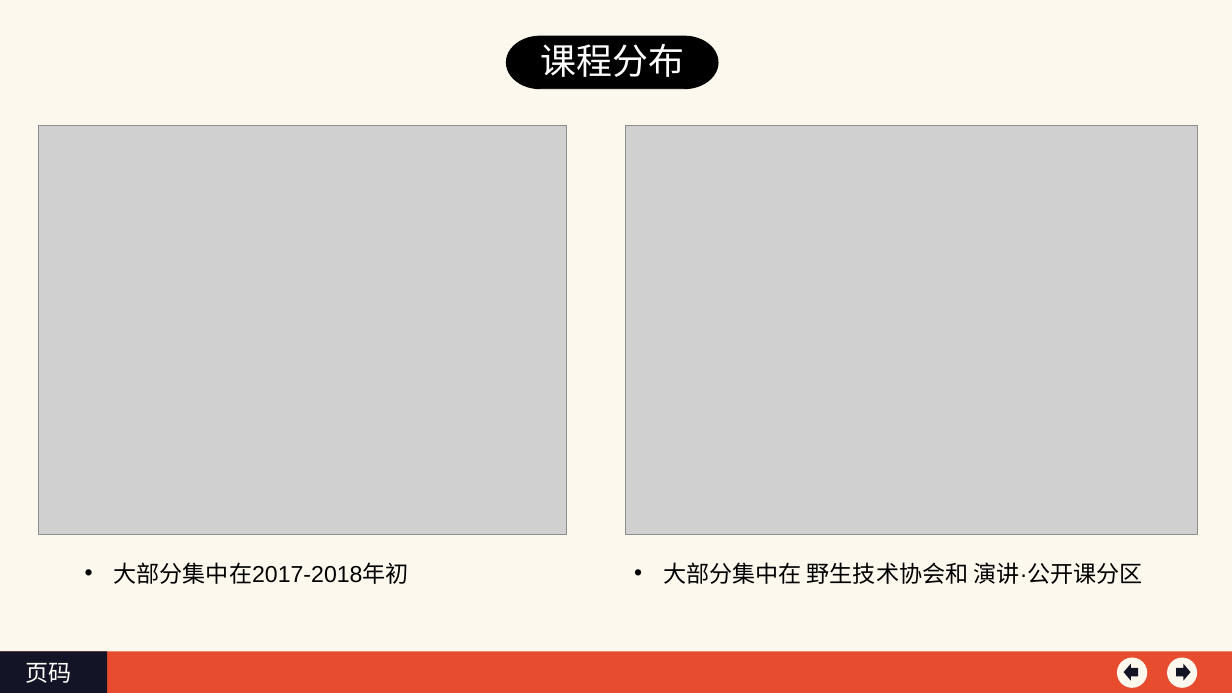
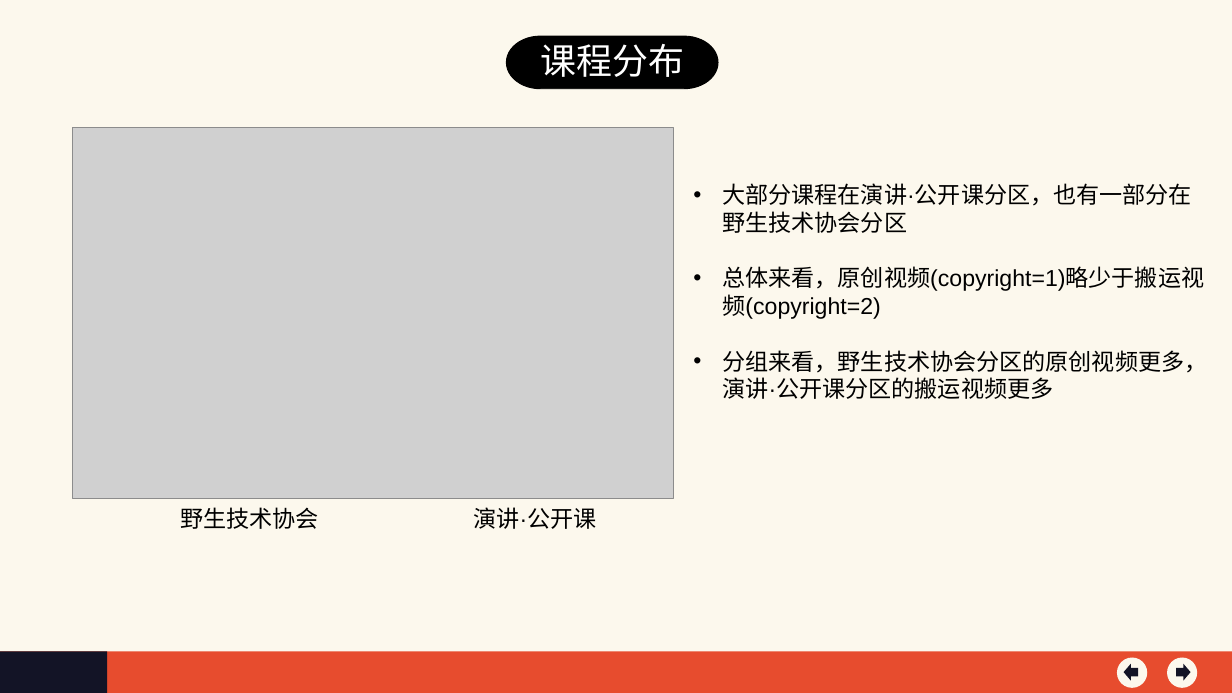
Before and after one commit to YuweiShen/CaseStudy, a slide deck: slide 8 of CaseStudy/B站学习.ppt (slide 7 before the commit). Drawn at 1232x693 pixels with LibreOffice and Linux fonts; fonts in the diff are those of the drawing; grey boxes stand for pictures. Boxes give left, top, right and bottom in pixels: in the first picture for what was removed or moved away, otherwise in the second. Text is boxed around its words. In the diff, an @@ line names an element or a change of style, - is before the commit and + after.

```diff
--- a/CaseStudy/B站学习.ppt
+++ b/CaseStudy/B站学习.ppt
@@ picture: place and size @@
-picture at bbox=[39, 126, 566, 534]
+picture at bbox=[73, 127, 673, 499]
@@ picture removed at bbox=[625, 126, 1197, 534] @@
@@ text added at bbox=[722, 183, 1207, 399], 18 pt, text #000000 @@
+• 大部分课程在演讲·公开课分区，也有一部分在野生技术协会分区
+• 总体来看，原创视频(copyright=1)略少于搬运视频(copyright=2)
+• 分组来看，野生技术协会分区的原创视频更多，演讲·公开课分区的搬运视频更多
@@ text added at bbox=[180, 507, 319, 529], 18 pt, text #000000 @@
+野生技术协会
@@ text added at bbox=[473, 507, 596, 529], 18 pt, text #000000 @@
+演讲·公开课
@@ text removed at bbox=[114, 562, 409, 584] @@
-• 大部分集中在2017-2018年初
@@ text removed at bbox=[663, 562, 1143, 584] @@
-• 大部分集中在 野生技术协会和 演讲·公开课分区
@@ text removed at bbox=[26, 663, 72, 683] @@
-页码
```
Also in this commit, not shown: 9 other slides changed, 15 slides added, 6 slides removed.
